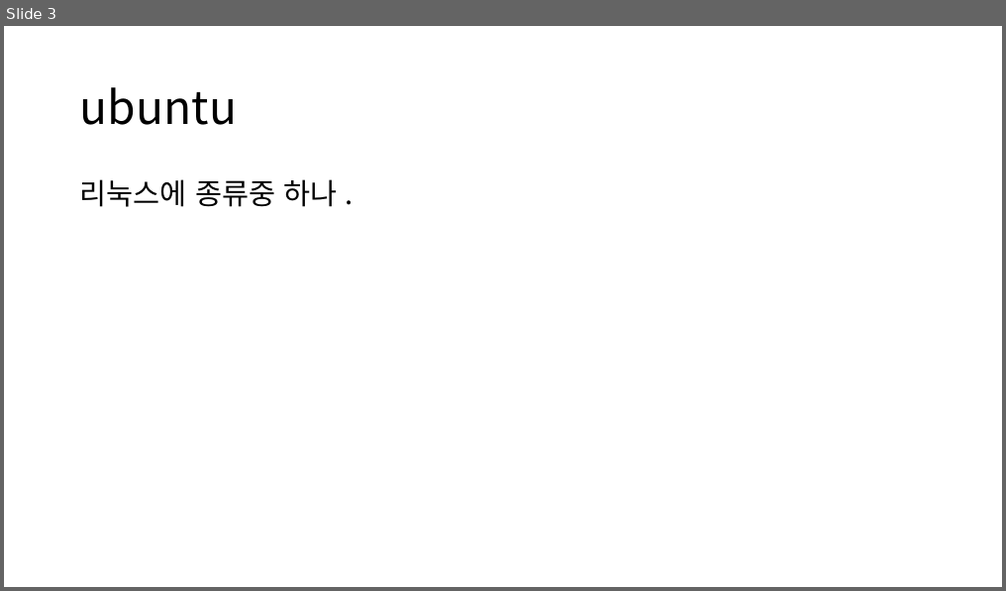
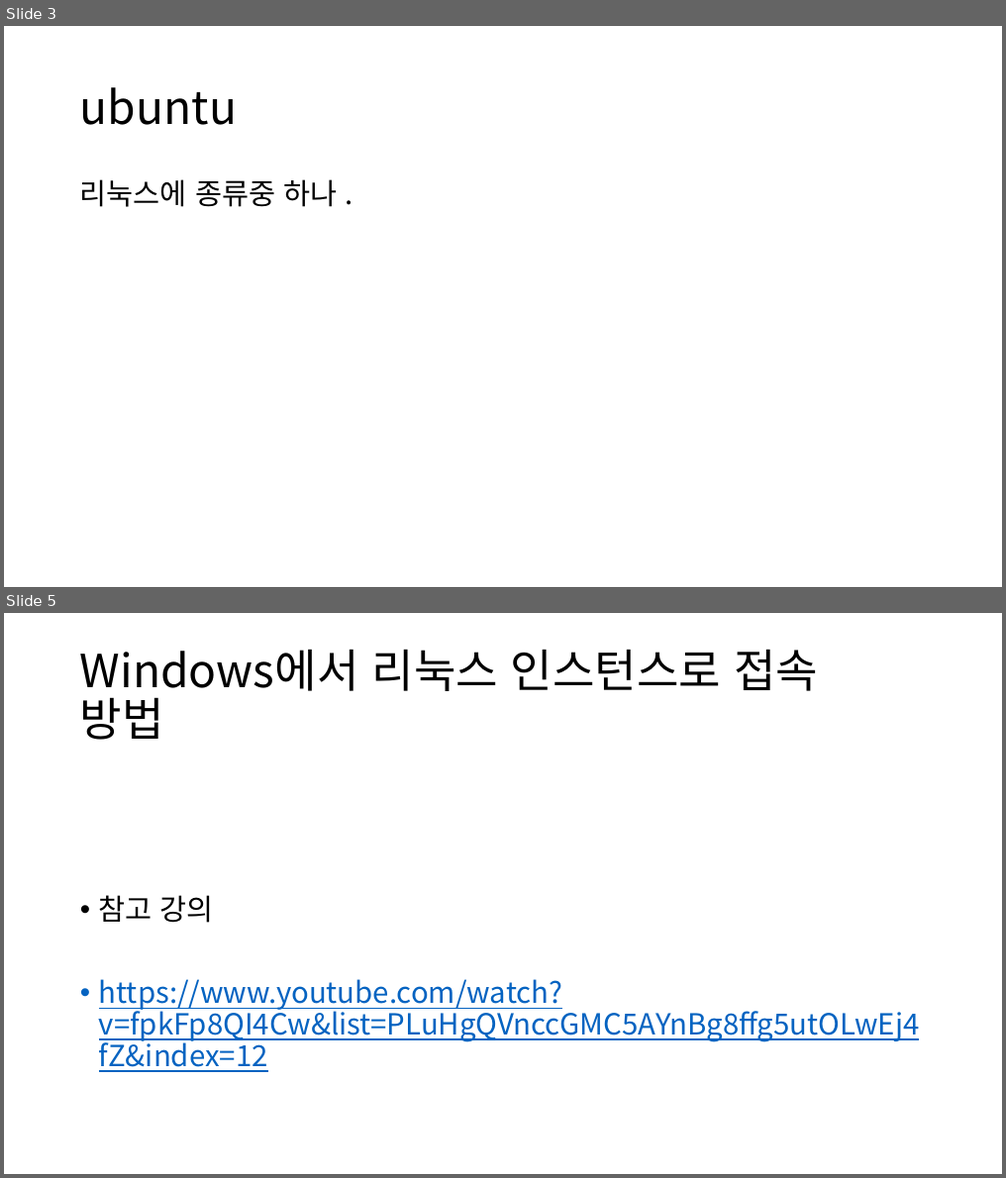
Before and after one commit to comettlee/My_study, a slide deck: AWS.pptx. Shown one above the other, each under a label of ours: slide 3 before the commit, slides 3 and 5 after it; the slides between them are not shown. The pictures are 1006x591 and 1006x1178 pixels, drawn with LibreOffice and Linux fonts; fonts in the diff are those of the drawing. Boxes give left, top, right and bottom in pixels: in the first picture for what was removed or moved away, otherwise in the second. Text is boxed around its words. In the diff, an @@ line names an element or a change of style, - is before the commit and + after.

Commit message:
2019.06.17 Github 연결 방법 , AWS 웹서버 구축 하기

```diff
--- a/AWS.pptx
+++ b/AWS.pptx
@@ slide 5 added at <box>4,613,1002,1174</box>, background #FFFFFF @@
@@ title added at <box>80,649,818,740</box>, 44 pt, text #000000 @@
+Windows에서 리눅스 인스턴스로 접속
+방법
@@ text added at <box>99,895,920,1072</box>, 28 pt, text #0563C1, underline @@
+• 참고 강의
+• https://www.youtube.com/watch?v=fpkFp8QI4Cw&list=PLuHgQVnccGMC5AYnBg8ffg5utOLwEj4fZ&index=12
```
Also in this commit, not shown: 2 slides changed, 1 slide removed, 1 other file.
